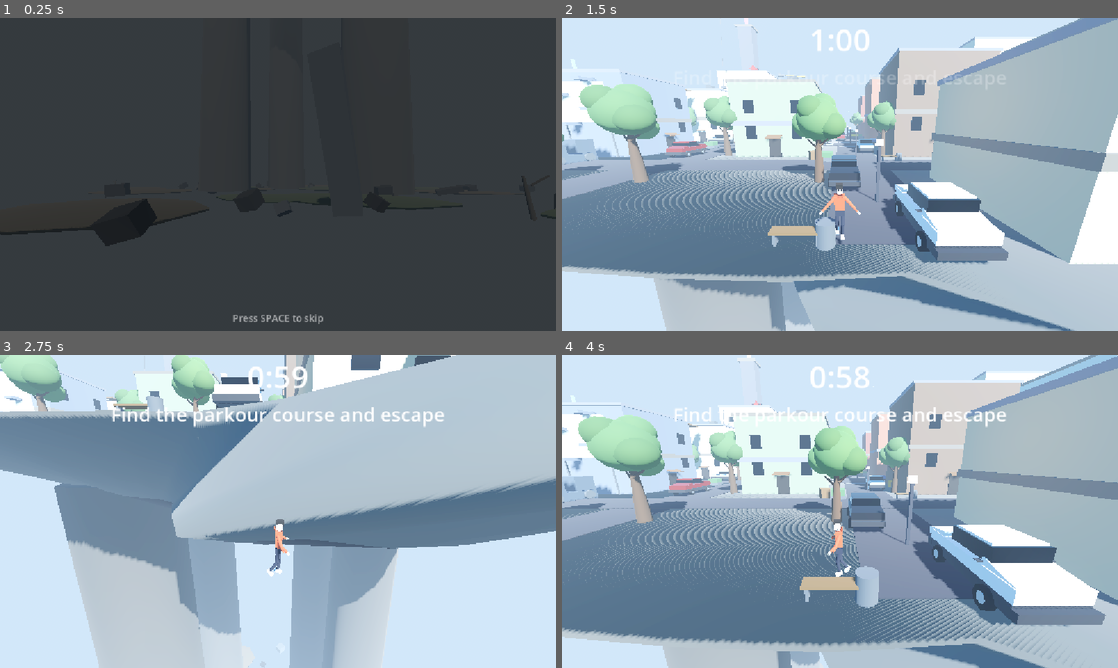
Above: before the commit, frames 1-4 (two rows, left to right).
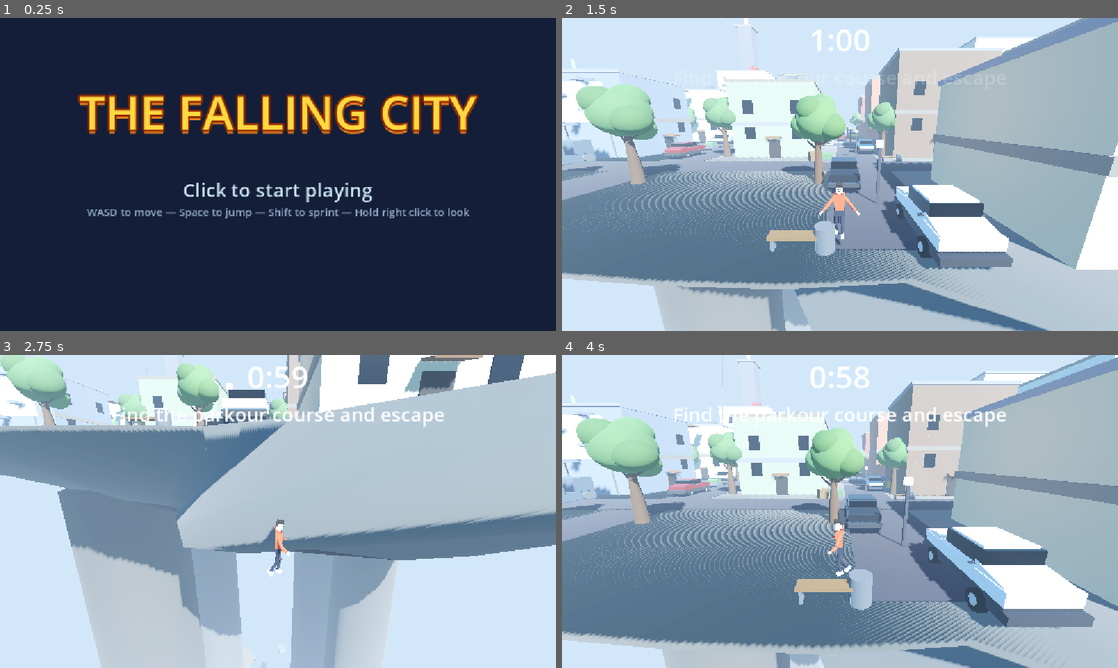
Above: after the commit, the same moments.

Repository: hasanhug/The---Falling---City
Game: Godot game, scene res://menu.tscn
Same seed, same stepped clock (60 frames per second), same inputs: the game is played once before the commit and once after it. Before the commit the project starts from res://main.tscn.
Inputs (mouse positions are in pixels of both pictures, inside the frame that each line leads up to):
- Up to frame 1 (0.25 s): no input
- Up to frame 2 (1.5 s): tap Space (jump) at 0.5, 0.77, 0.8, 1.07, 1.35 s; move the mouse to (962, 158) at 0.52 s; hold D (move_right) 0.53-1.28 s; hold Shift (sprint) 0.53-1.28 s; click (962, 158) at 0.67 s; move the mouse to (728, 190) at 1.27 s; hold S (move_back) from 1.28 s (still down); click (728, 190) at 1.42 s
- Up to frame 3 (2.75 s): tap Space (jump) at 1.52, 1.82, 2.3 s; tap Shift (sprint) at 1.55 s; move the mouse to (333, 442) at 2.02 s; release S (move_back) at 2.03 s; hold D (move_right) from 2.03 s (still down); hold Shift (sprint) from 2.03 s (still down); click (333, 442) at 2.17 s
- Up to frame 4 (4 s): move the mouse to (812, 574) at 2.77 s; release D (move_right) at 2.78 s; release Shift (sprint) at 2.78 s; hold W (move_forward) 2.78-3.53 s; tap Mouse wheel up (zoom_in) at 2.85 s; click (812, 574) at 2.92 s; tap Space (jump) at 3.02, 3.32, 3.77, 3.8 s; tap Shift (sprint) at 3.05 s; move the mouse to (1006, 558) at 3.52 s; hold A (move_left) from 3.53 s (still down); tap Mouse wheel down (zoom_out) at 3.6 s; click (1006, 558) at 3.67 s

The runs differ from the first frame. In frame 1, 97% of the frame differs, in the area x 0-100%, y 0-100%; in frame 2, 14%; in frame 3, 19%; in frame 4, 16%.

Commit message:
Added a start menu

Diff:
--- /dev/null
+++ b/menu.gd
@@ -0,0 +1,30 @@
+extends Control
+
+## The start menu. Click anywhere (or press any key) to begin the game —
+## this swaps to the main scene, where the opening cutscene plays.
+
+@onready var prompt: Label = $PromptLabel
+
+var _time := 0.0
+
+
+func _ready() -> void:
+	# Make sure the cursor is visible and free on the menu.
+	Input.mouse_mode = Input.MOUSE_MODE_VISIBLE
+
+
+func _input(event: InputEvent) -> void:
+	var pressed := false
+	if event is InputEventMouseButton and event.pressed:
+		pressed = true
+	elif event is InputEventKey and event.pressed and not event.echo:
+		pressed = true
+	if pressed:
+		get_tree().change_scene_to_file("res://main.tscn")
+
+
+func _process(delta: float) -> void:
+	# The prompt breathes gently while waiting for a click.
+	_time += delta
+	var pulse := 0.5 + 0.5 * sin(_time * 2.5)
+	prompt.modulate.a = 0.6 + pulse * 0.4
--- /dev/null
+++ b/menu.tscn
@@ -0,0 +1,69 @@
+[gd_scene load_steps=2 format=3]
+
+[ext_resource type="Script" path="res://menu.gd" id="1_menu_script"]
+
+[node name="Menu" type="Control"]
+anchors_preset = 15
+anchor_right = 1.0
+anchor_bottom = 1.0
+script = ExtResource("1_menu_script")
+
+[node name="Background" type="ColorRect" parent="."]
+anchors_preset = 15
+anchor_right = 1.0
+anchor_bottom = 1.0
+color = Color(0.08, 0.12, 0.22, 1)
+
+[node name="TitleLabel" type="Label" parent="."]
+anchor_left = 0.5
+anchor_top = 0.3
+anchor_right = 0.5
+anchor_bottom = 0.3
+offset_left = -500.0
+offset_top = -70.0
+offset_right = 500.0
+offset_bottom = 70.0
+pivot_offset = Vector2(500, 70)
+theme_override_font_sizes/font_size = 96
+theme_override_colors/font_color = Color(1, 0.85, 0.25, 1)
+theme_override_colors/font_outline_color = Color(0.55, 0.15, 0, 1)
+theme_override_constants/outline_size = 16
+theme_override_colors/font_shadow_color = Color(1, 0.55, 0.1, 0.7)
+theme_override_constants/shadow_offset_x = 0
+theme_override_constants/shadow_offset_y = 8
+text = "THE FALLING CITY"
+horizontal_alignment = 1
+vertical_alignment = 1
+
+[node name="PromptLabel" type="Label" parent="."]
+anchor_left = 0.5
+anchor_top = 0.55
+anchor_right = 0.5
+anchor_bottom = 0.55
+offset_left = -400.0
+offset_top = -30.0
+offset_right = 400.0
+offset_bottom = 30.0
+pivot_offset = Vector2(400, 30)
+theme_override_font_sizes/font_size = 40
+theme_override_colors/font_color = Color(0.85, 0.95, 1, 1)
+theme_override_colors/font_outline_color = Color(0.05, 0.1, 0.2, 1)
+theme_override_constants/outline_size = 8
+text = "Click to start playing"
+horizontal_alignment = 1
+vertical_alignment = 1
+
+[node name="HintLabel" type="Label" parent="."]
+anchor_left = 0.5
+anchor_top = 0.62
+anchor_right = 0.5
+anchor_bottom = 0.62
+offset_left = -400.0
+offset_top = -20.0
+offset_right = 400.0
+offset_bottom = 20.0
+theme_override_font_sizes/font_size = 22
+theme_override_colors/font_color = Color(0.7, 0.8, 0.9, 0.8)
+text = "WASD to move — Space to jump — Shift to sprint — Hold right click to look"
+horizontal_alignment = 1
+vertical_alignment = 1
--- a/project.godot
+++ b/project.godot
@@ -11,7 +11,7 @@
 [application]
 
 config/name="The Falling City"
-run/main_scene="res://main.tscn"
+run/main_scene="res://menu.tscn"
 config/features=PackedStringArray("4.7", "GL Compatibility")
 config/icon="res://icon.svg"
 
